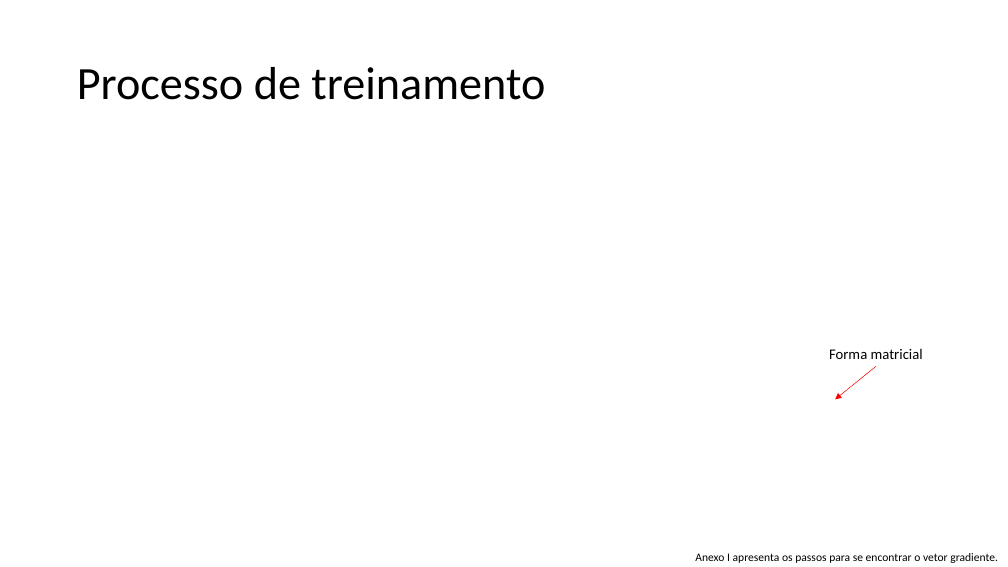
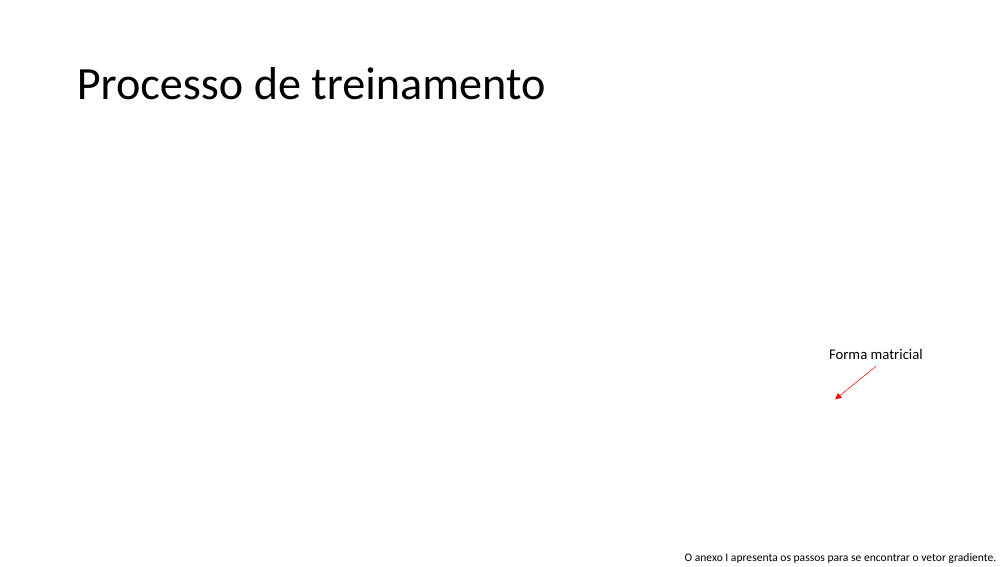
Before and after one commit to zz4fap/t320_aprendizado_de_maquina, a slide deck: slide 20 of slides/T320_Classificação (Parte III).pptx. Drawn at 1008x567 pixels with LibreOffice and Linux fonts; fonts in the diff are those of the drawing; grey boxes stand for pictures. Boxes give left, top, right and bottom in pixels: in the first picture for what was removed or moved away, otherwise in the second. Text is boxed around its words. In the diff, an @@ line names an element or a change of style, - is before the commit and + after.

Commit message:
new slides

```diff
--- a/slides/T320_Classificação (Parte III).pptx
+++ b/slides/T320_Classificação (Parte III).pptx
@@ text at (685, 553, 997, 563): text changed @@
-Anexo I apresenta os passos para se encontrar o vetor gradiente.
+O anexo I apresenta os passos para se encontrar o vetor gradiente.
```
Also in this commit, not shown: 1 slide added, 1 other file.
